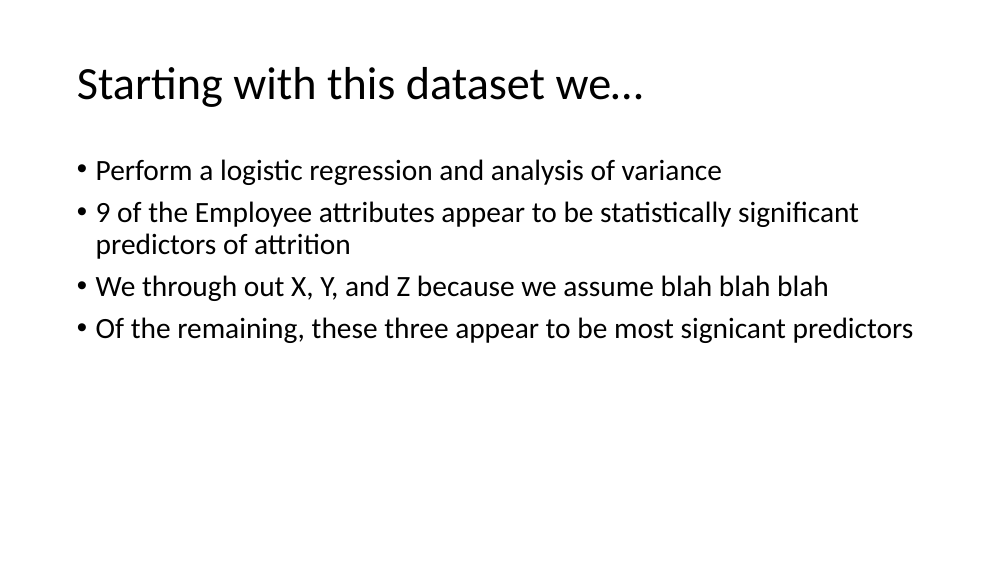
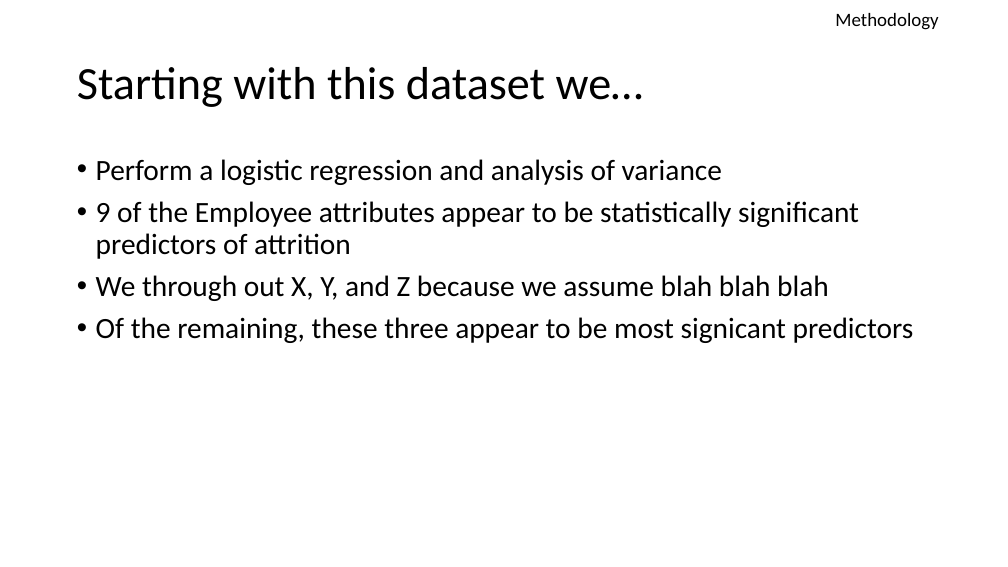
Before and after one commit to hebernielsen/DDS-CaseStudy-2, a slide deck: slide 4 of DDS_Case_Study_2_Presentation.pptx. Drawn at 1008x567 pixels with LibreOffice and Linux fonts; fonts in the diff are those of the drawing. Boxes give left, top, right and bottom in pixels: in the first picture for what was removed or moved away, otherwise in the second. Text is boxed around its words. In the diff, an @@ line names an element or a change of style, - is before the commit and + after.

```diff
--- a/DDS_Case_Study_2_Presentation.pptx
+++ b/DDS_Case_Study_2_Presentation.pptx
@@ text added at bbox=[835, 13, 938, 30], 18 pt, text #000000 @@
+Methodology
```
Also in this commit, not shown: 2 other slides changed, 8 slides added, 2 other files.
